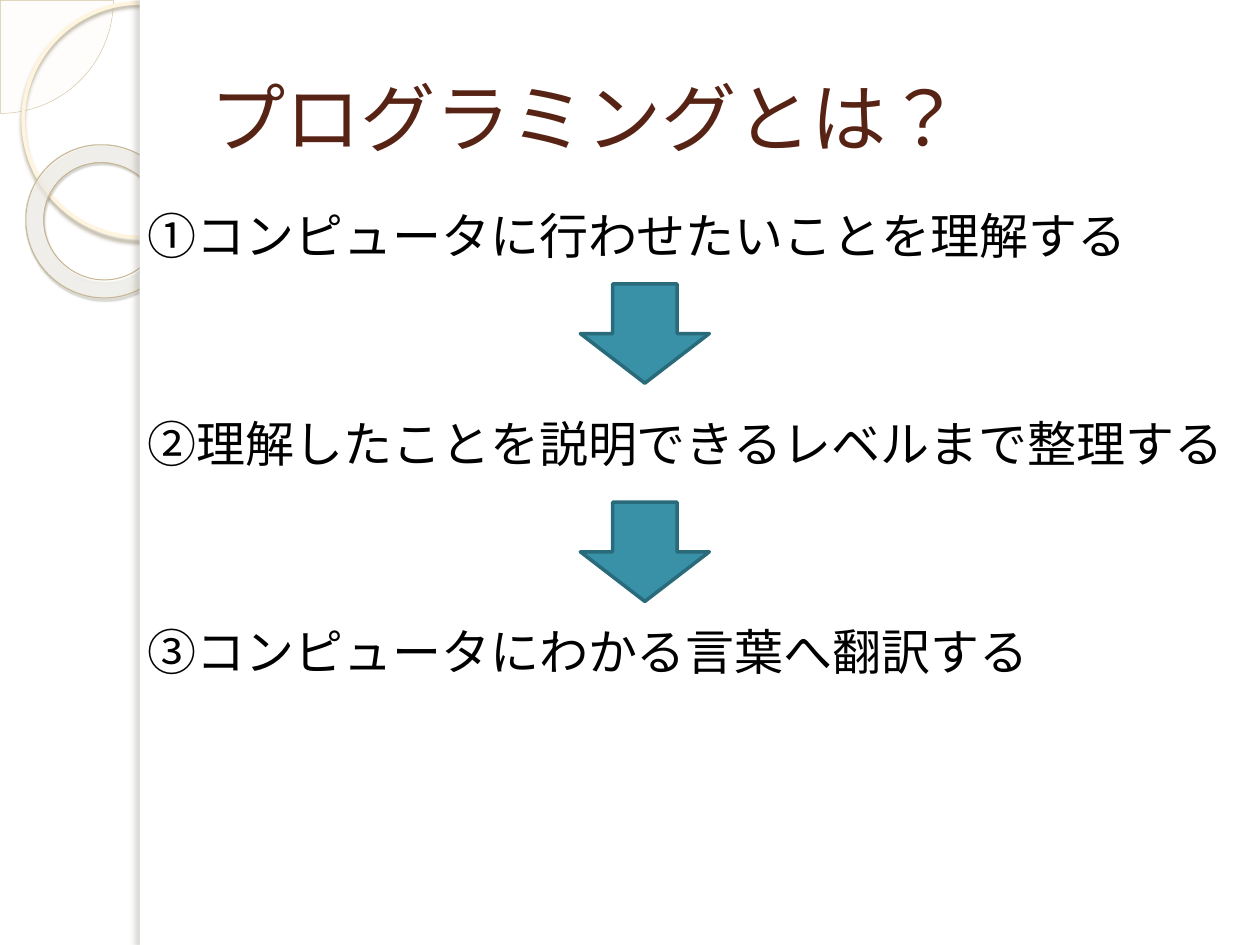
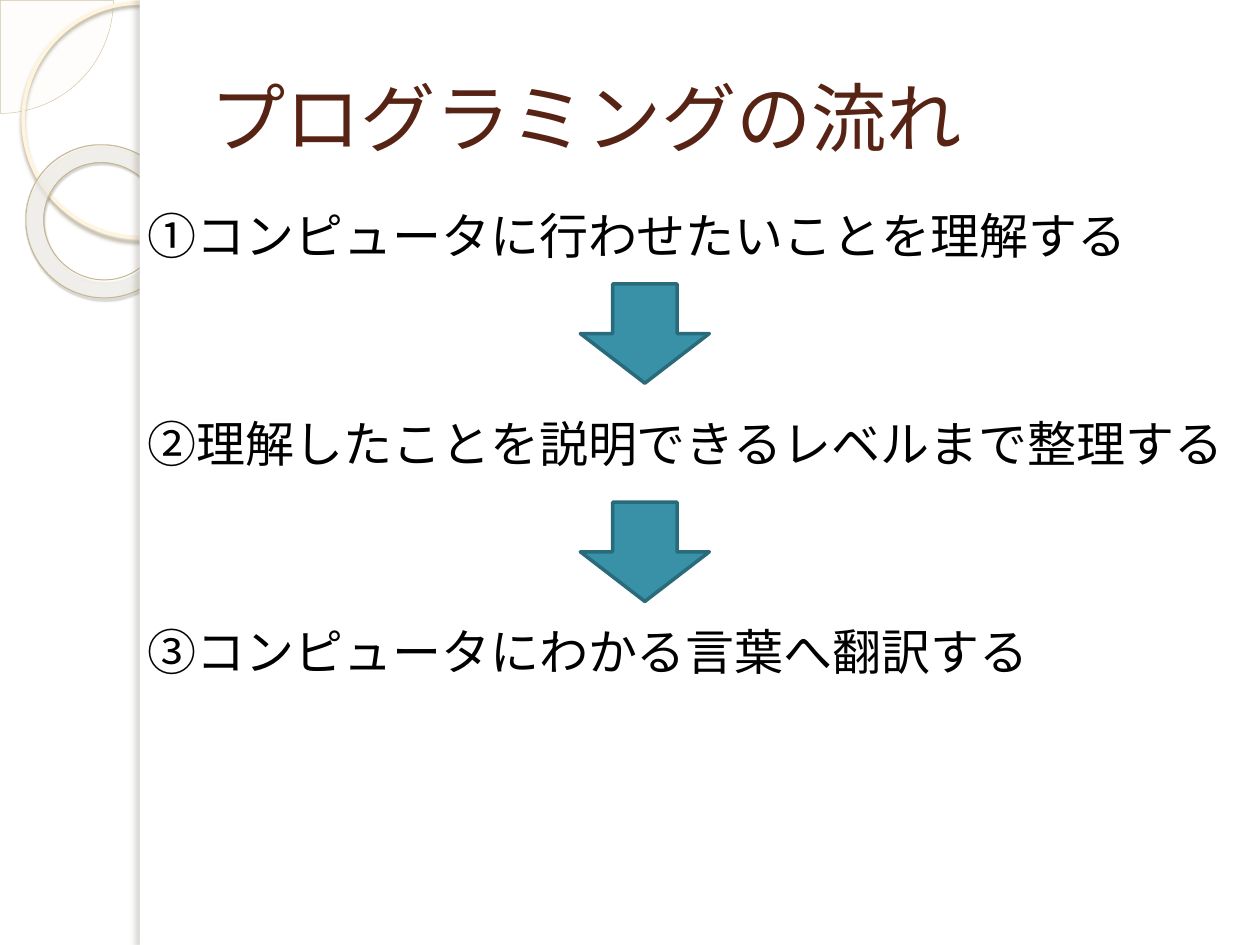
Before and after one commit to yuridonus/FEstudy, a slide deck: slide 5 of objectStudy.pptx. Drawn at 1260x945 pixels with LibreOffice and Linux fonts; fonts in the diff are those of the drawing; background and template pictures are left out. Boxes give left, top, right and bottom in pixels: in the first picture for what was removed or moved away, otherwise in the second. Text is boxed around its words. In the diff, an @@ line names an element or a change of style, - is before the commit and + after.

```diff
--- a/objectStudy.pptx
+++ b/objectStudy.pptx
@@ title at (210,82,962,152): text changed @@
-プログラミングとは？
+プログラミングの流れ
```
Also in this commit, not shown: 7 other slides changed, 10 slides added, 6 slides removed.
